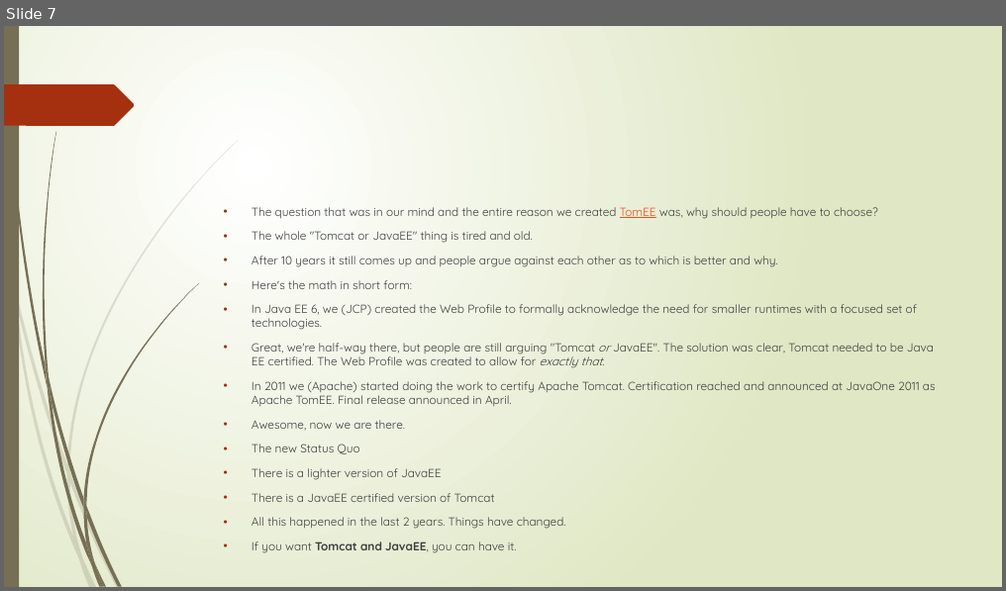
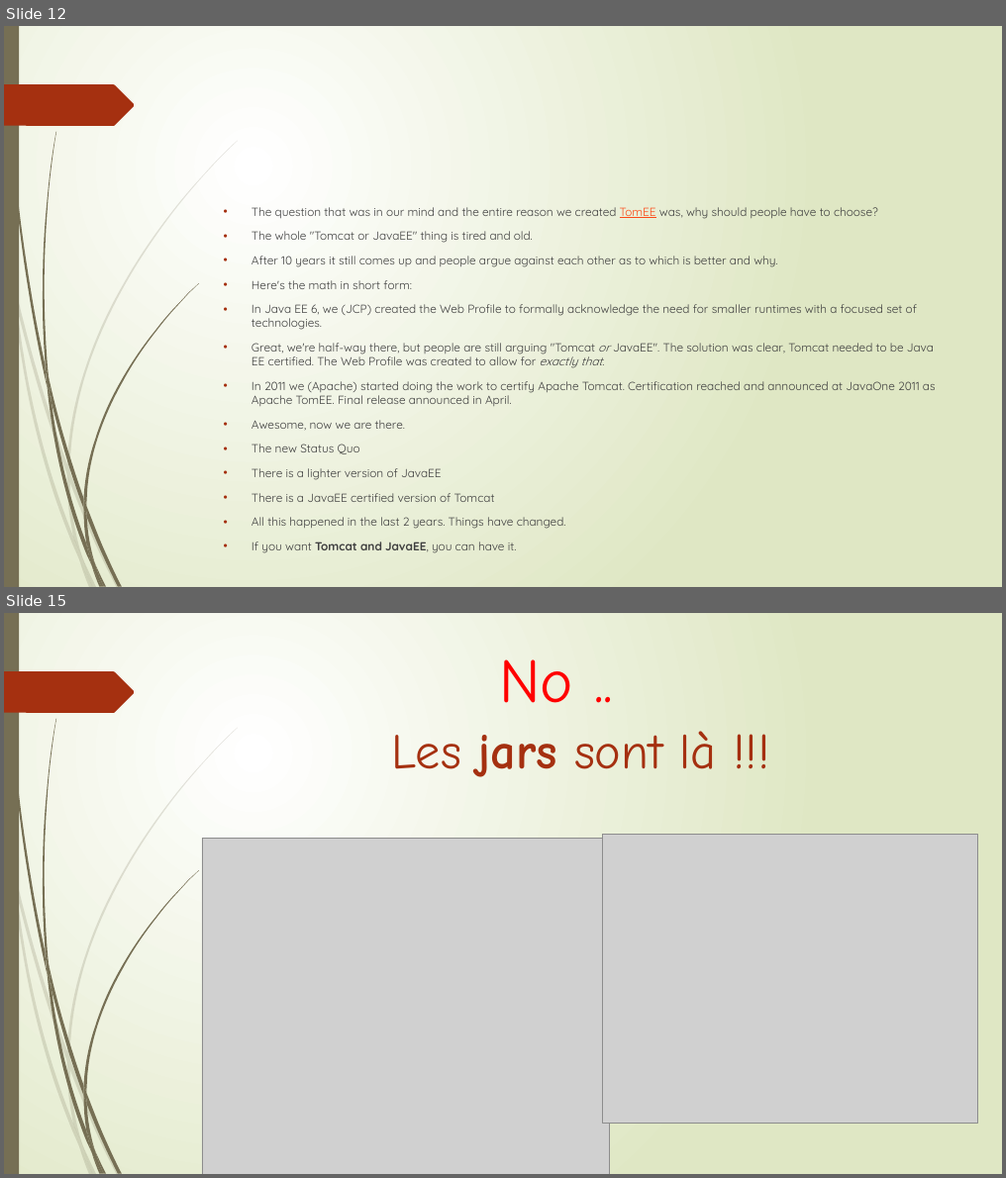
Before and after one commit to Tarek-Adra/TomEE, a slide deck: presentation.pptx. Shown one above the other, each under a label of ours: slide 7 before the commit, slides 12 and 15 after it; the slides between them are not shown. The pictures are 1006x591 and 1006x1178 pixels, drawn with LibreOffice and Linux fonts; fonts in the diff are those of the drawing; grey boxes stand for pictures. Boxes give left, top, right and bottom in pixels: in the first picture for what was removed or moved away, otherwise in the second. Text is boxed around its words. In the diff, an @@ line names an element or a change of style, - is before the commit and + after.

```diff
--- a/presentation.pptx
+++ b/presentation.pptx
@@ slide 15 added at <box>4,613,1002,1174</box>, background gradient #FFFFFF to #DFE8C4; not listed: 24 template elements that a slide beside it also shows @@
@@ title added at <box>499,660,573,703</box>, 60 pt, text #FF0000 @@
+No ..
@@ text added at <box>391,731,717,777</box>, 48 pt, text #A53010 @@
+Les jars sont là !!!
@@ picture added at <box>202,839,610,1174</box> @@
@@ picture added at <box>603,835,978,1124</box> @@
@@ what was slide 7 is now slide 12 @@
```
Also in this commit, not shown: 15 other slides added, 1 slide removed, 1 other file.
